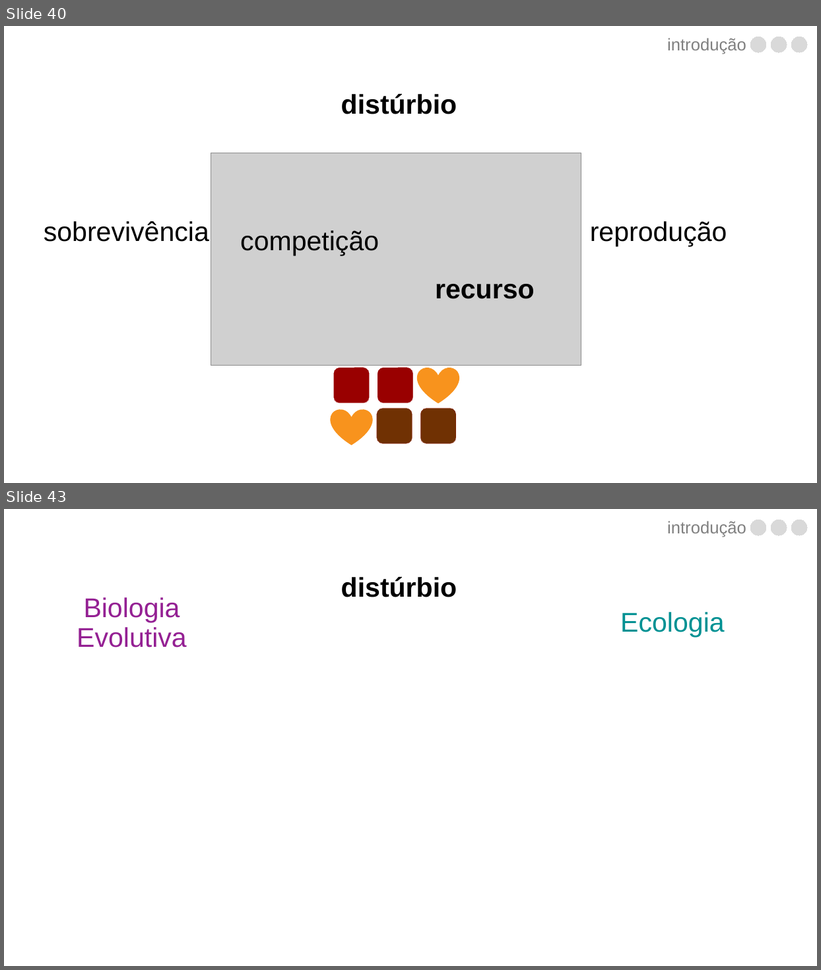
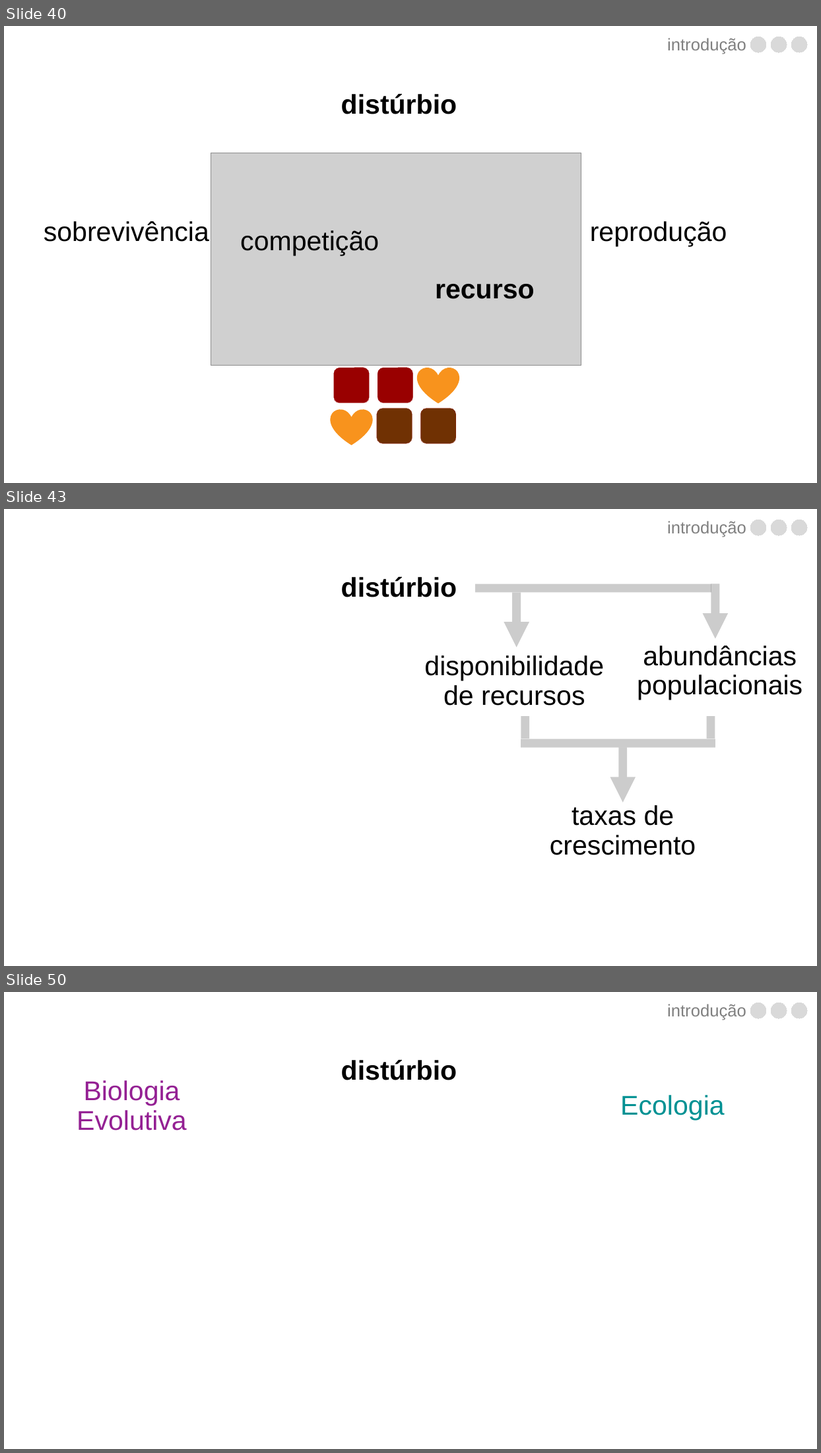
Before and after one commit to luisanovara/dissertacao, a slide deck: DEFESA.pptx. Shown one above the other, each under a label of ours: slides 40 and 43 before the commit, slides 40, 43 and 50 after it; the slides between them are not shown. The pictures are 821x970 and 821x1453 pixels, drawn with LibreOffice and Linux fonts; fonts in the diff are those of the drawing; grey boxes stand for pictures. Boxes give left, top, right and bottom in pixels: in the first picture for what was removed or moved away, otherwise in the second. Text is boxed around its words. In the diff, an @@ line names an element or a change of style, - is before the commit and + after.

```diff
--- a/DEFESA.pptx
+++ b/DEFESA.pptx
@@ slide 43 added at (4, 509, 817, 966), background #FFFFFF @@
@@ text added at (667, 521, 746, 537), 20 pt, text #808080 @@
+introdução
@@ freeform shape added at (750, 520, 766, 536), fill #D9D9D9, outline #D9D9D9 0 pt @@
@@ freeform shape added at (772, 520, 787, 536), fill #D9D9D9, outline #D9D9D9 0 pt @@
@@ freeform shape added at (791, 520, 807, 536), fill #D9D9D9, outline #D9D9D9 0 pt @@
@@ text added at (341, 577, 457, 597), 32 pt, text #000000, bold @@
+distúrbio
@@ arrow added from (716, 584) to (716, 639), #000000 10 pt @@
@@ line added from (475, 588) to (712, 588), #000000 10 pt @@
@@ arrow added from (517, 593) to (517, 648), #000000 10 pt @@
@@ text added at (637, 646, 803, 700), 32 pt, text #000000 @@
+abundâncias populacionais
@@ text added at (424, 656, 604, 706), 32 pt, text #000000 @@
+disponibilidade
+de recursos
@@ group added at (521, 716, 716, 803): 3 lines, 1 arrow @@
@@ text added at (550, 805, 696, 855), 32 pt, text #000000 @@
+taxas de crescimento
@@ what was slide 43 is now slide 50 @@
```
Also in this commit, not shown: 2 slides changed, 6 other slides added.
